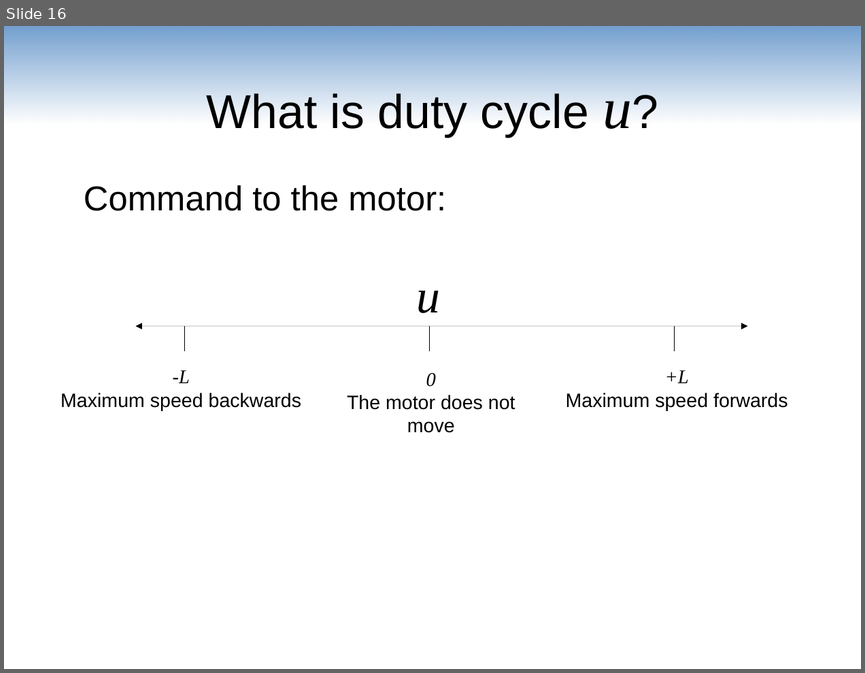
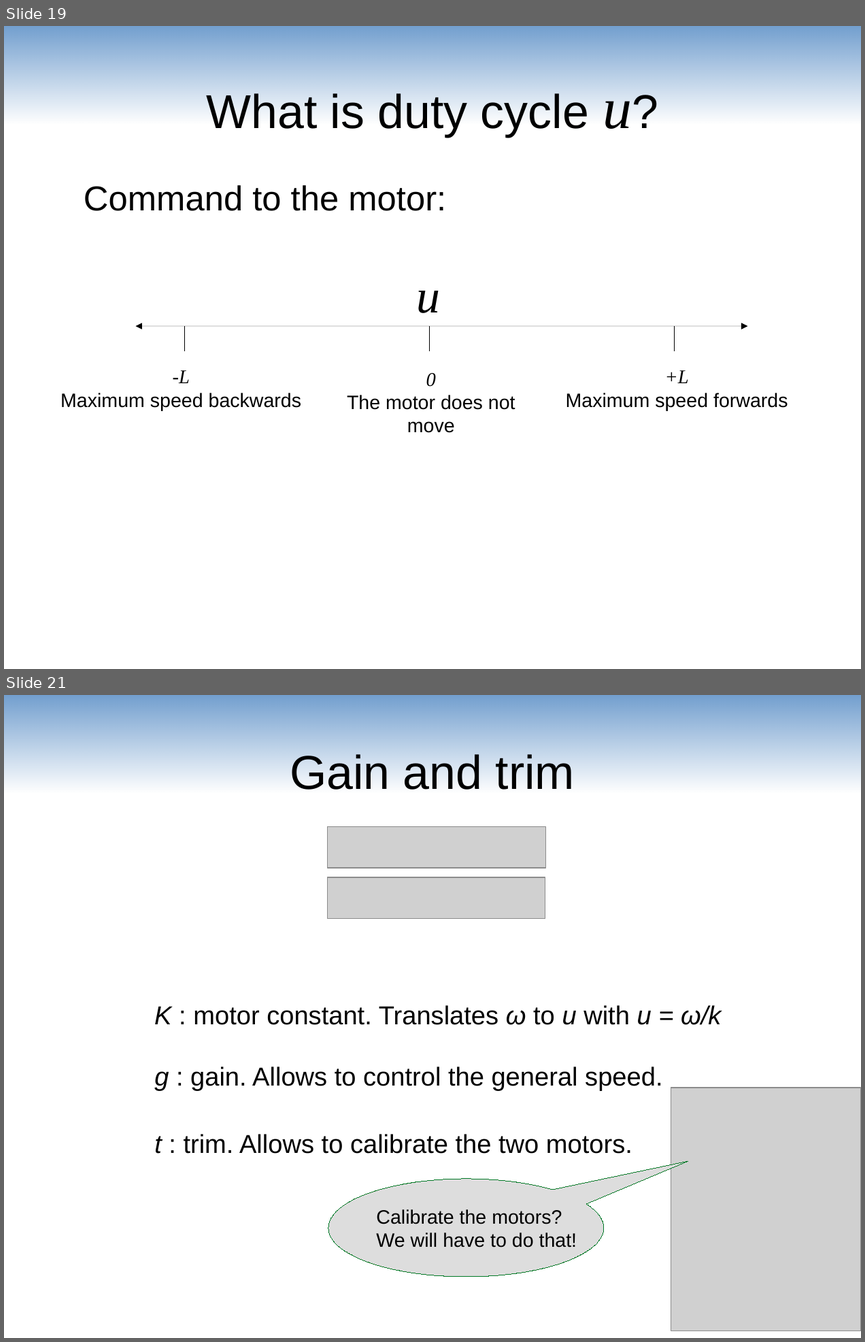
Before and after one commit to maivincent/MISE_presentations, a slide deck: step1_joystick_drive.odp. Shown one above the other, each under a label of ours: slide 16 before the commit, slides 19 and 21 after it; the slides between them are not shown. The pictures are 865x673 and 865x1342 pixels, drawn with LibreOffice and Linux fonts; fonts in the diff are those of the drawing; grey boxes stand for pictures. Boxes give left, top, right and bottom in pixels: in the first picture for what was removed or moved away, otherwise in the second. Text is boxed around its words. In the diff, an @@ line names an element or a change of style, - is before the commit and + after.

```diff
--- a/step1_joystick_drive.odp
+++ b/step1_joystick_drive.odp
@@ slide 21 added at [4,695,861,1338], background #FFFFFF @@
@@ rectangle added at [4,695,861,793], fill gradient #729FCF @@
@@ title added at [290,754,575,798], 44 pt, text #000000 @@
+Gain and trim
@@ picture added at [328,826,546,868] @@
@@ picture added at [328,877,545,918] @@
@@ text added at [154,1005,721,1025], 24 pt, text #000000 @@
+K : motor constant. Translates ω to u with u = ω/k
@@ text added at [154,1066,662,1091], 24 pt, text #000000 @@
+g : gain. Allows to control the general speed.
@@ picture added at [671,1087,861,1330] @@
@@ text added at [154,1134,632,1153], 24 pt, text #000000 @@
+t : trim. Allows to calibrate the two motors.
@@ speech bubble added at [328,1178,604,1276], fill #DDDDDD, outline #007826 0 pt, 18 pt, text #000000 @@
+Calibrate the motors?
+We will have to do that!
@@ what was slide 16 is now slide 19 @@
```
Also in this commit, not shown: 1 slide changed, 4 other slides added.
